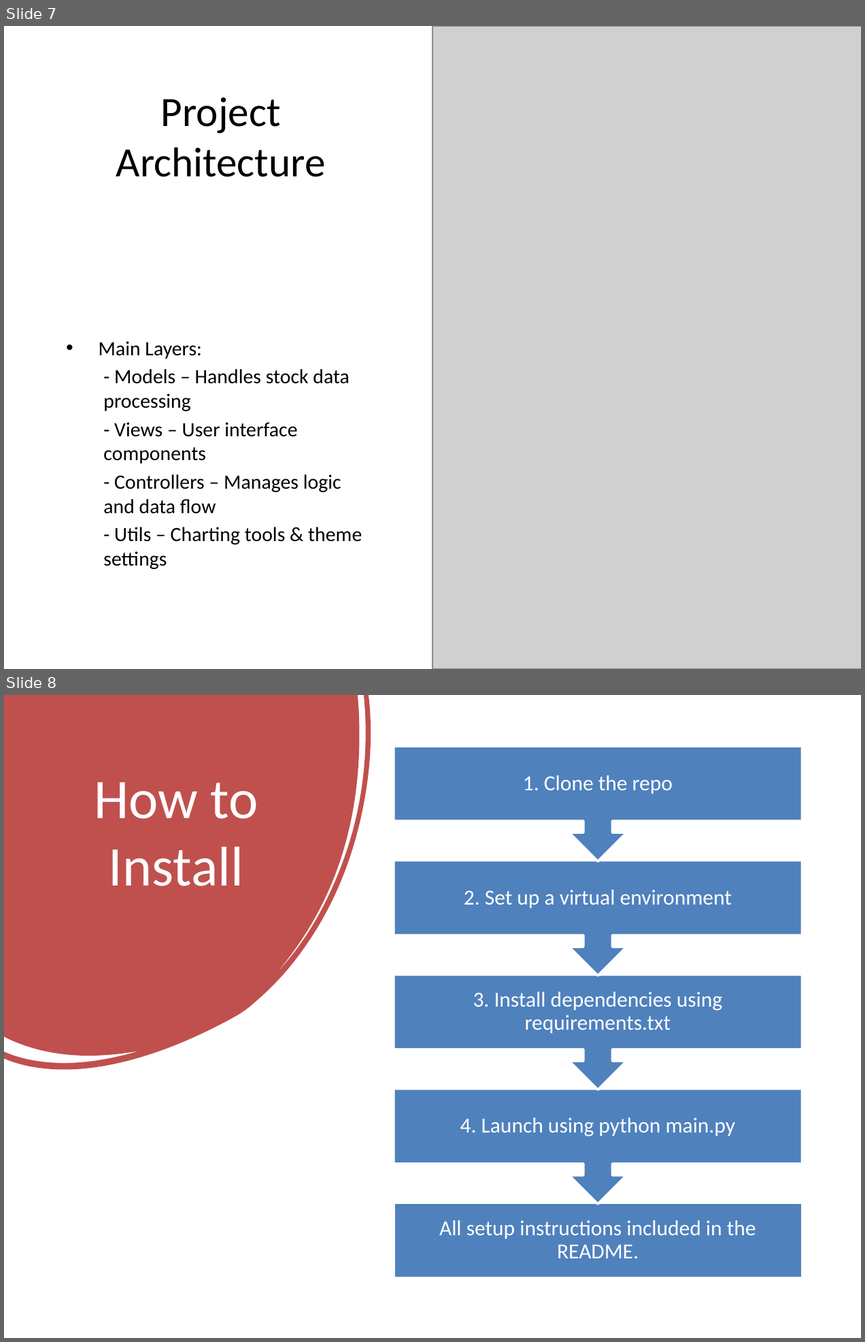
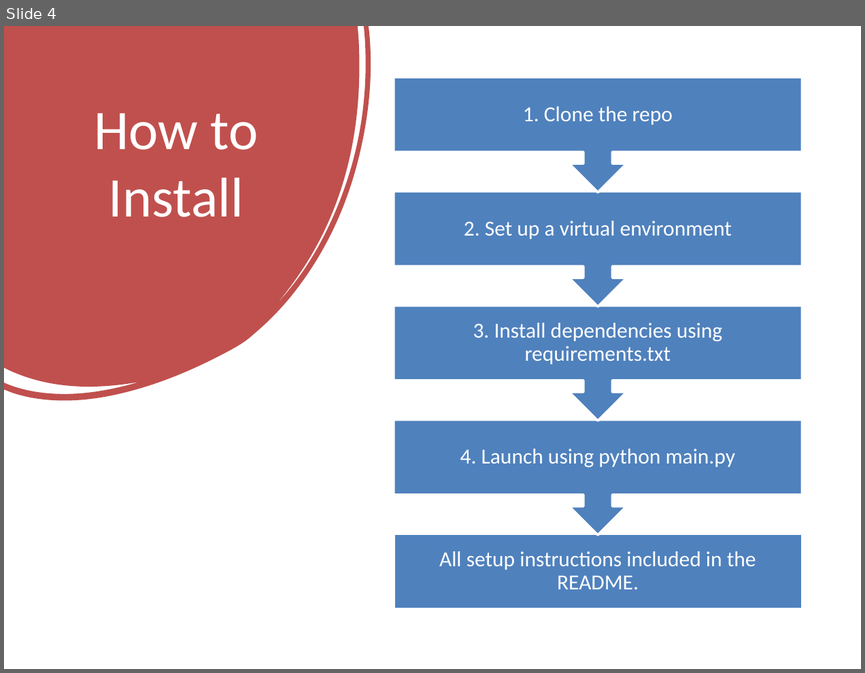
Before and after one commit to aalmaweri12/FinalCIS298, a slide deck: Stock_Analysis_Tool_Presentation.pptx. Shown one above the other, each under a label of ours: slides 7 and 8 before the commit, slide 4 after it. The pictures are 865x1342 and 865x673 pixels, drawn with LibreOffice and Linux fonts; fonts in the diff are those of the drawing; grey boxes stand for pictures. Boxes give left, top, right and bottom in pixels: in the first picture for what was removed or moved away, otherwise in the second. Text is boxed around its words. In the diff, an @@ line names an element or a change of style, - is before the commit and + after.

```diff
--- a/Stock_Analysis_Tool_Presentation.pptx
+++ b/Stock_Analysis_Tool_Presentation.pptx
@@ slide 7 removed at <box>4,26,861,669</box>, background #FFFFFF @@
@@ rectangle removed at <box>4,26,603,240</box> @@
@@ picture removed at <box>432,26,861,669</box> @@
@@ title removed at <box>116,97,326,177</box> @@
-Project Architecture
@@ text removed at <box>99,341,362,569</box> @@
-• Main Layers:
-  - Models – Handles stock data processing
-  - Views – User interface components
-  - Controllers – Manages logic and data flow
-  - Utils – Charting tools & theme settings
@@ what was slide 8 is now slide 4 @@
```
Also in this commit, not shown: 2 slides changed, 1 slide added, 5 other slides removed.
